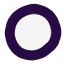
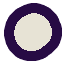
Two versions of the same layered image (w=64, h=64). Layer-by-layer changes:
painted on "Layer 1" over (14, 13, 52, 51)
